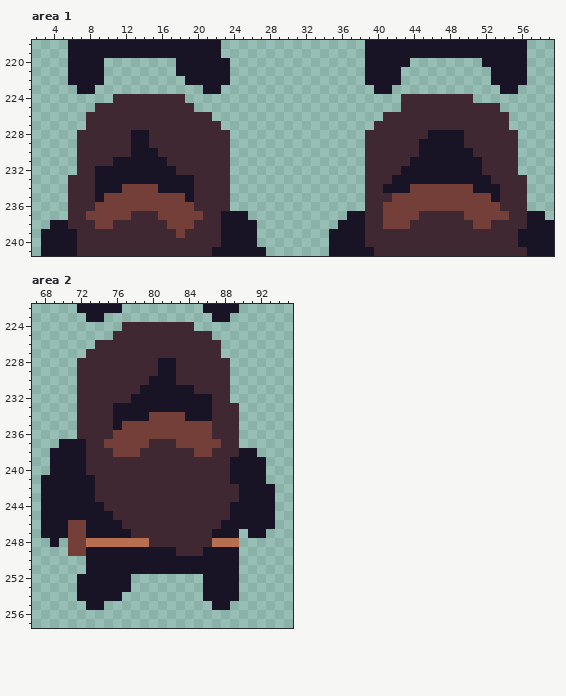
One commit to this pixel-art file: Assets/Art/Sprites/Dev-sprites.aseprite. Above is the file before it was changed.
512x512 pixels, 1 frame. Colours within 5 levels of each other are drawn and written as one. Shown: area 1: x 2..59, y 218..241; area 2: x 67..95, y 222..257.
The result:
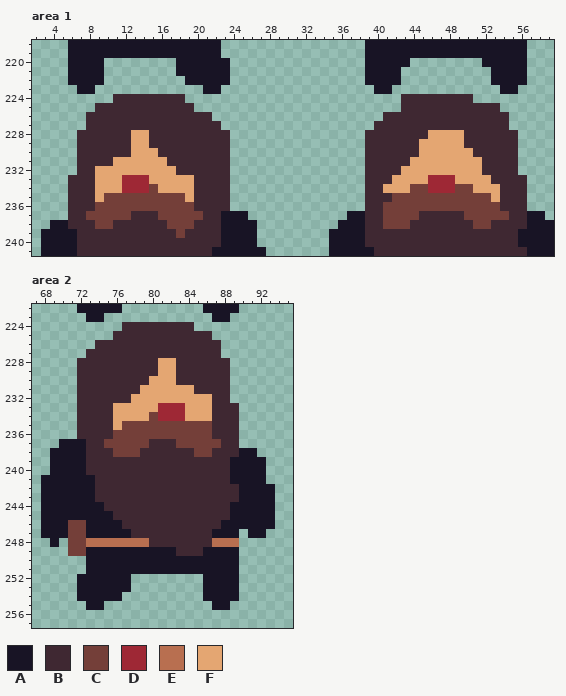
Palette (. is transparent): A #181425  B #3f2832  C #743f39  D #9e2835  E #b86f50  F #e4a672
Changes in this commit:
Area 1:
Colour A becomes colour D in row 233 at x 12 to 14 and 46 to 48.
Colour C becomes colour D in row 234 at x 12 to 14 and 46 to 48.
Colour A becomes colour F in row 228 at x 13 to 14 and 46 to 49; in row 229 at x 13 to 14 and 45 to 49; in row 230 at x 13 to 15 and 45 to 50; in row 231 at x 11 to 16 and 44 to 51; in row 232 at x 9 to 17 and 43 to 51; in row 233 at x 9 to 11, 15 to 19, 42 to 45 and 49 to 52.
Colour A becomes colour F in row 234 at x 9 to 11, 16 to 19, 41 to 43 and 51 to 53; in row 235 at x 9, 19 and 53.
Area 2:
Colour A becomes colour D in row 233 at x 81 to 83.
Colour C becomes colour D in row 234 at x 81 to 83.
Colour A becomes colour F in rows 228 to 229 at x 81 to 82; in row 230 at x 80 to 82; in row 231 at x 79 to 84; in row 232 at x 78 to 86; in row 233 at x 76 to 80 and 84 to 86; in row 234 at x 76 to 79 and 84 to 86.
Colour A becomes colour F in row 235 at x 76.
